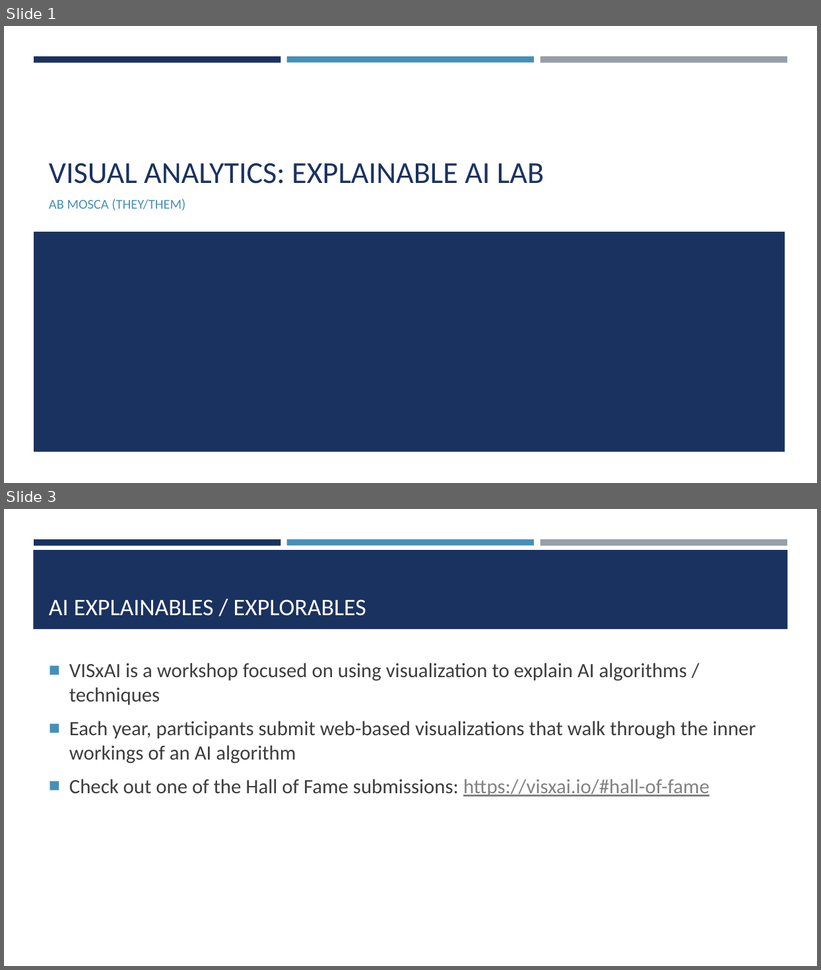
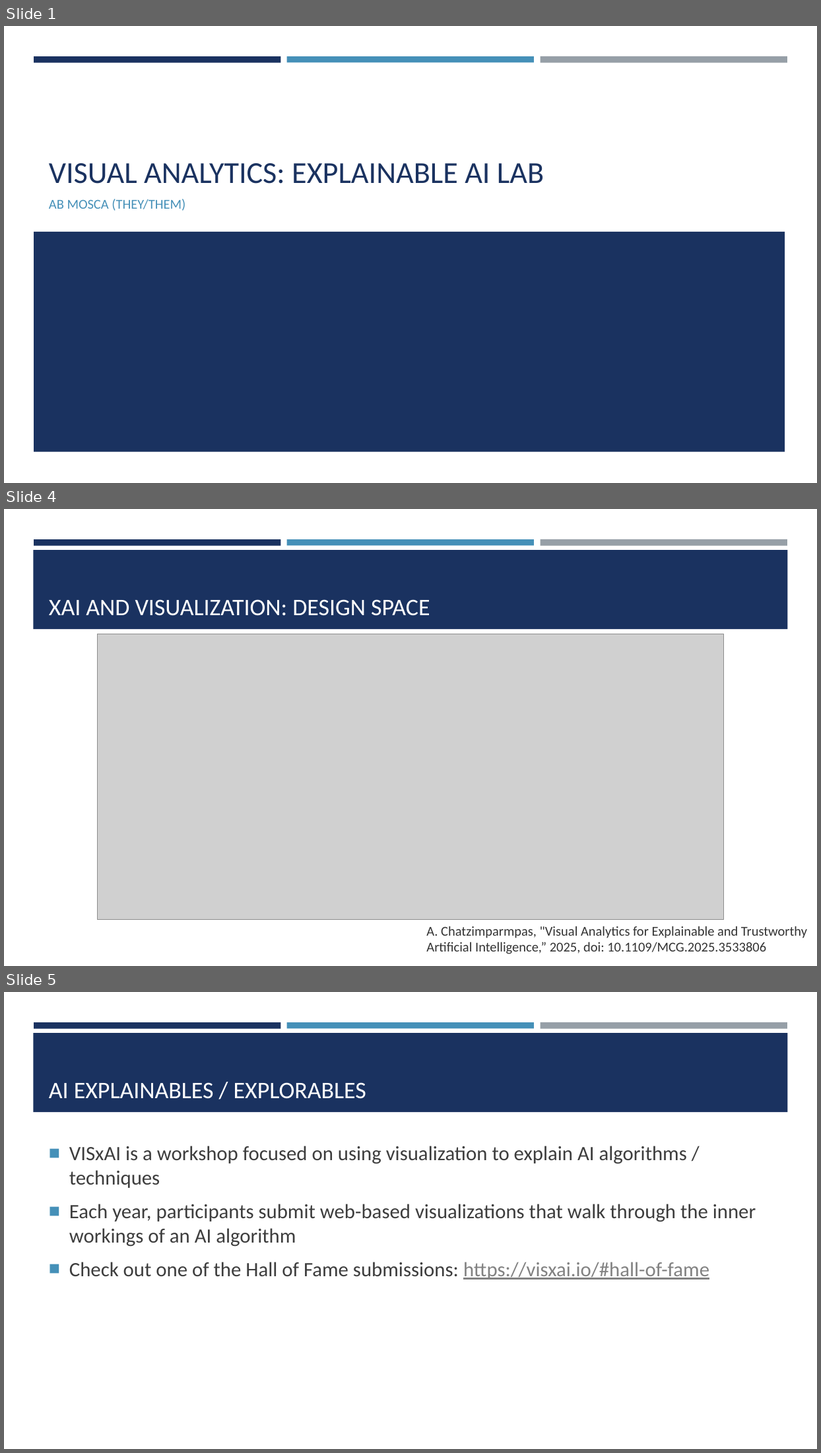
Before and after one commit to amosca01/SDS-CSC235, a slide deck: slides/18-XAI-lab.pptx. Shown one above the other, each under a label of ours: slides 1 and 3 before the commit, slides 1, 4 and 5 after it; the slides between them are not shown. The pictures are 821x970 and 821x1453 pixels, drawn with LibreOffice and Linux fonts; fonts in the diff are those of the drawing; grey boxes stand for pictures. Boxes give left, top, right and bottom in pixels: in the first picture for what was removed or moved away, otherwise in the second. Text is boxed around its words. In the diff, an @@ line names an element or a change of style, - is before the commit and + after.

```diff
--- a/slides/18-XAI-lab.pptx
+++ b/slides/18-XAI-lab.pptx
@@ slide 4 added at (4, 509, 817, 966), background #FFFFFF; not listed: 4 template elements that a slide beside it also shows @@
@@ title added at (49, 599, 430, 616), 28 pt, text #FFFFFF @@
+XAI AND VISUALIZATION: DESIGN SPACE
@@ picture added at (97, 634, 724, 920) @@
@@ text added at (426, 926, 807, 955), 16 pt, text #333333 @@
+A. Chatzimparmpas, "Visual Analytics for Explainable and Trustworthy Artificial Intelligence,” 2025, doi: 10.1109/MCG.2025.3533806
@@ what was slide 3 is now slide 5 @@
```
Also in this commit, not shown: 1 slide changed, 1 other slide added, 8 other files.
